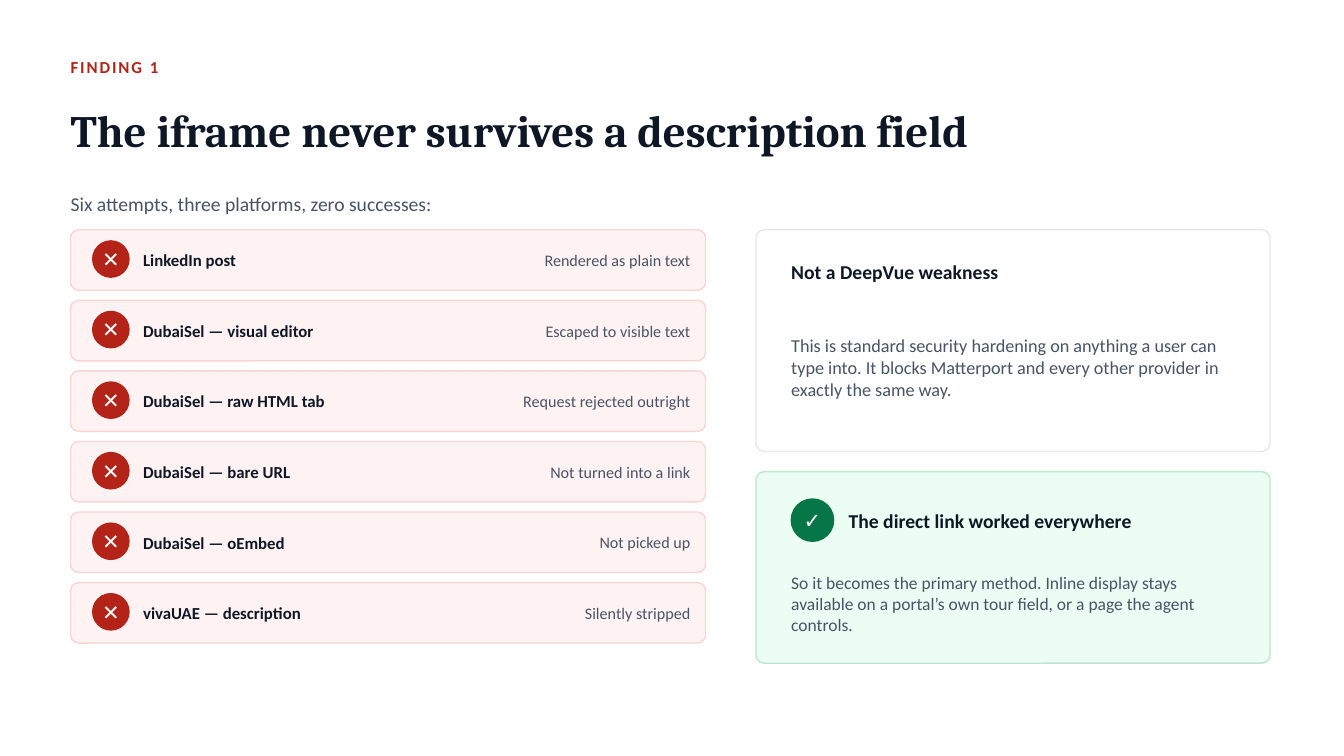
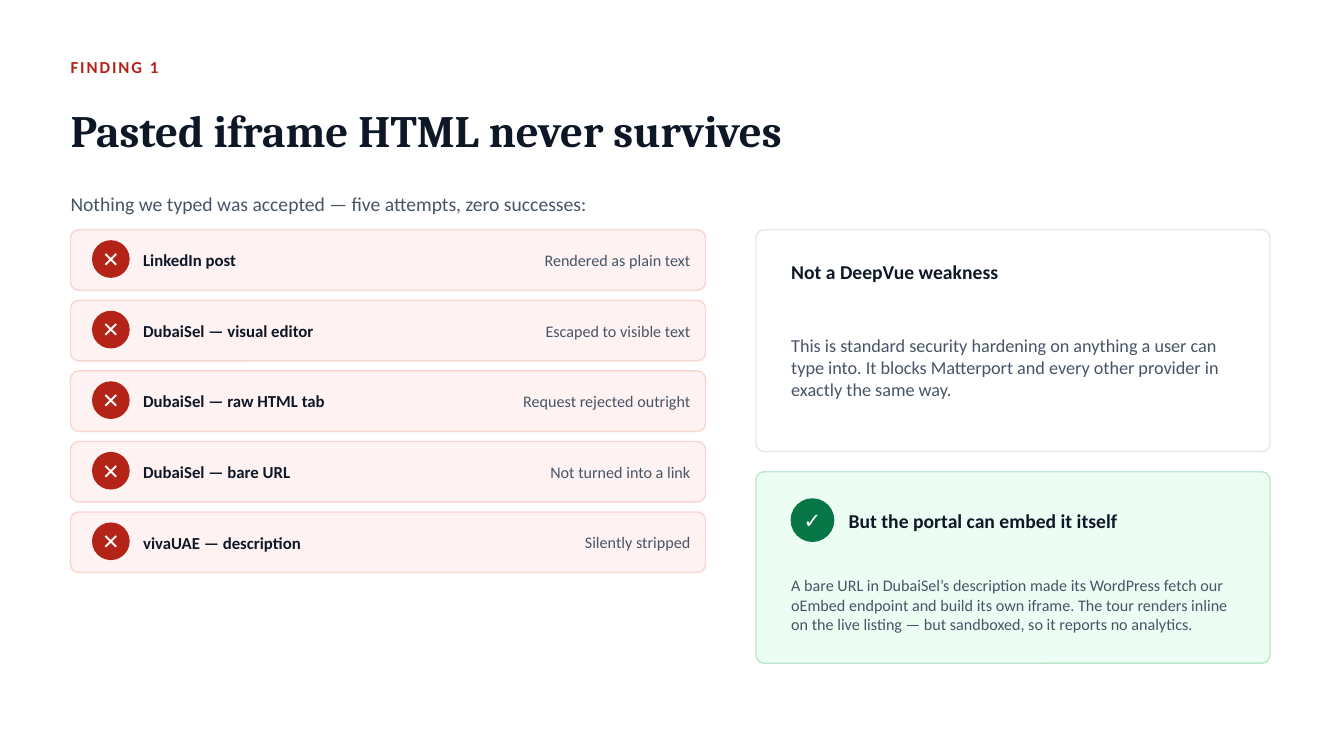
Before and after one commit to NitinSRana/Embeding-POC, a slide deck: slide 4 of deck/DeepVue-Embed-POC.pptx. Drawn at 1344x756 pixels with LibreOffice and Linux fonts; fonts in the diff are those of the drawing. Boxes give left, top, right and bottom in pixels: in the first picture for what was removed or moved away, otherwise in the second. Text is boxed around its words. In the diff, an @@ line names an element or a change of style, - is before the commit and + after.

```diff
--- a/deck/DeepVue-Embed-POC.pptx
+++ b/deck/DeepVue-Embed-POC.pptx
@@ text at bbox=[71, 115, 781, 148]: text changed @@
-The iframe never survives a description field
+Pasted iframe HTML never survives
@@ text at bbox=[71, 197, 586, 215]: text changed @@
-Six attempts, three platforms, zero successes:
+Nothing we typed was accepted — five attempts, zero successes:
@@ text "vivaUAE — description": place and size @@
-text "vivaUAE — description" at bbox=[143, 607, 301, 622]
+text "vivaUAE — description" at bbox=[143, 537, 301, 552]
@@ text removed at bbox=[143, 537, 284, 549] @@
-DubaiSel — oEmbed
@@ text "Silently stripped": place and size @@
-text "Silently stripped" at bbox=[585, 608, 690, 622]
+text "Silently stripped" at bbox=[585, 537, 690, 551]
@@ text removed at bbox=[600, 537, 690, 551] @@
-Not picked up
@@ text at bbox=[849, 514, 1117, 531]: text changed @@
-The direct link worked everywhere
+But the portal can embed it itself
@@ rounded rectangle removed at bbox=[71, 583, 706, 643] @@
@@ ellipse removed at bbox=[93, 594, 129, 630] @@
@@ text removed at bbox=[93, 594, 129, 630] @@
-✕
@@ text at bbox=[791, 580, 1227, 633]: text changed; size 12.5 to 11.5 pt @@
-So it becomes the primary method. Inline display stays available on a portal’s own tour field, or a page the agent controls.
+A bare URL in DubaiSel’s description made its WordPress fetch our oEmbed endpoint and build its own iframe. The tour renders inline on the live listing — but sandboxed, so it reports no analytics.
```
Also in this commit, not shown: 3 other files.
